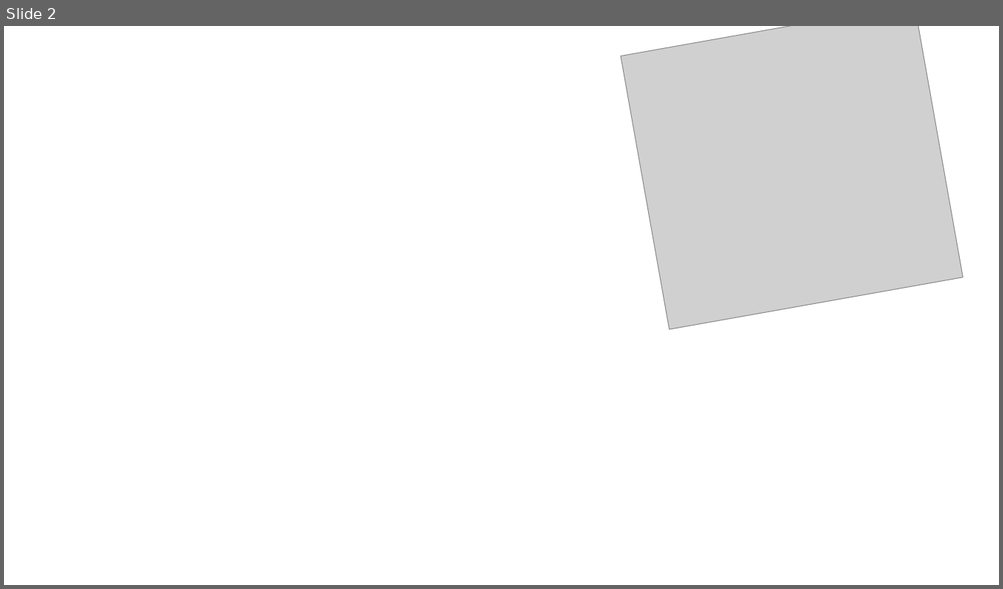
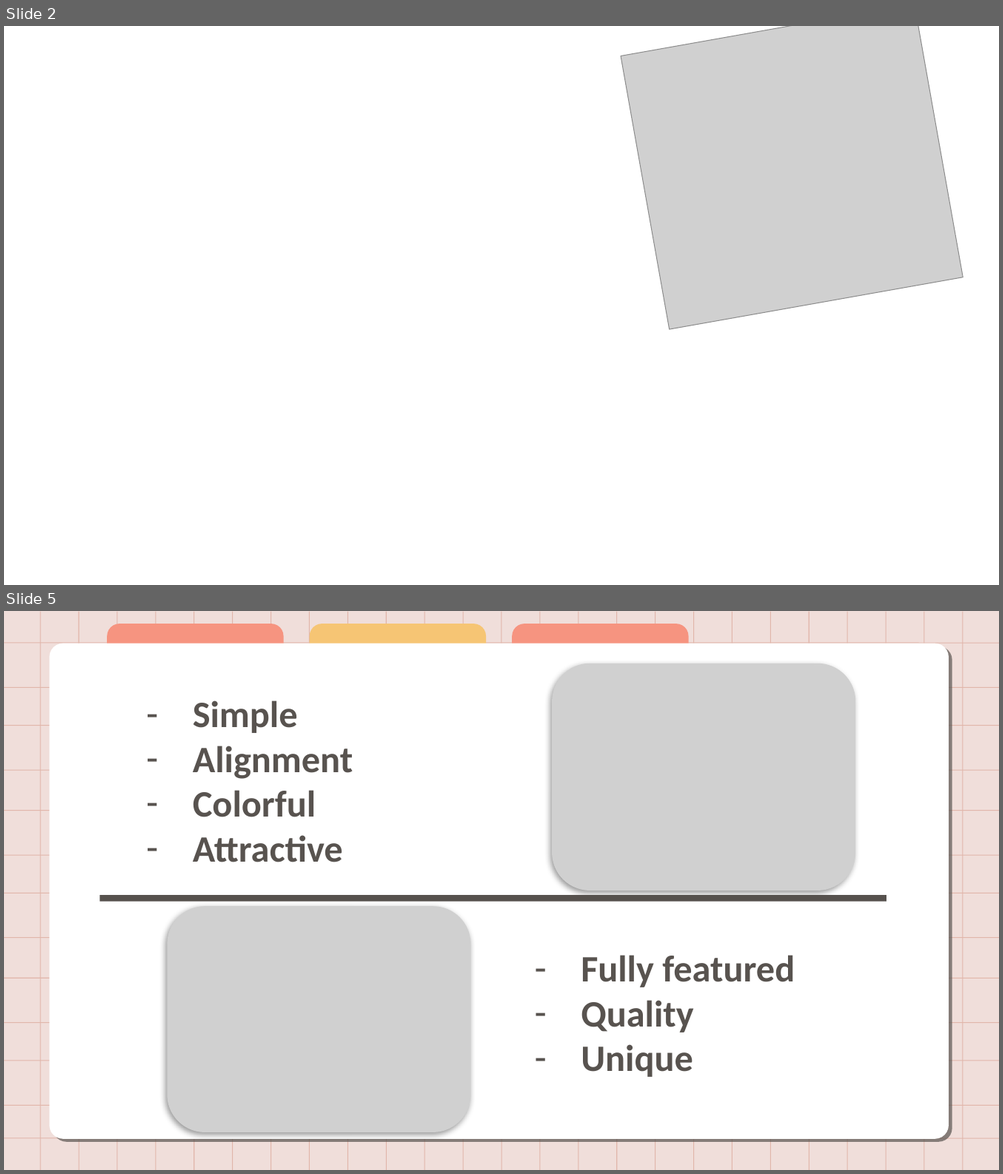
Before and after one commit to HoanxHoan/NguyenVanHoan, a slide deck: Magic of the Wild.pptx. Shown one above the other, each under a label of ours: slide 2 before the commit, slides 2 and 5 after it; the slides between them are not shown. The pictures are 1003x589 and 1003x1174 pixels, drawn with LibreOffice and Linux fonts; fonts in the diff are those of the drawing; grey boxes stand for pictures; background and template pictures are left out. Boxes give left, top, right and bottom in pixels: in the first picture for what was removed or moved away, otherwise in the second. Text is boxed around its words. In the diff, an @@ line names an element or a change of style, - is before the commit and + after.

Commit message:
Feat: Updated Slide to fully English

```diff
--- a/Magic of the Wild.pptx
+++ b/Magic of the Wild.pptx
@@ slide 5 added at [4, 611, 999, 1170], background #F0DEDA @@
@@ group added at [50, 624, 948, 1139]: 3 round same rects, 1 rounded rectangle @@
@@ picture added at [552, 664, 855, 891] @@
@@ text added at [193, 701, 353, 863], 36 pt, text #58534F, bold @@
+– Simple
+– Alignment
+– Colorful
+– Attractive
@@ line added from (99, 898) to (886, 898), #56514D 6 pt @@
@@ picture added at [168, 906, 471, 1133] @@
@@ text added at [580, 955, 794, 1077], 36 pt, text #58534F, bold @@
+– Fully featured
+– Quality
+– Unique
@@ group added at [4, 612, 999, 1170]: 38 lines @@
```
Also in this commit, not shown: 4 slides changed, 5 other slides added, 6 slides removed, 1 other file.
